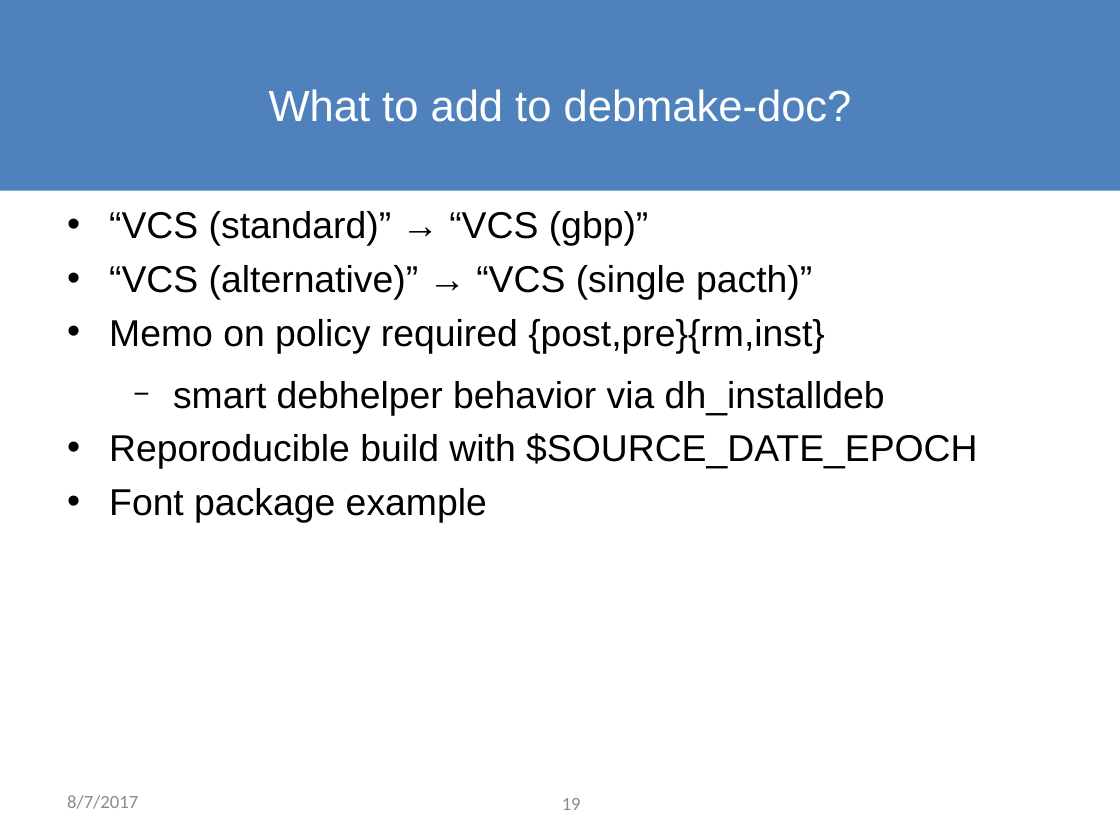
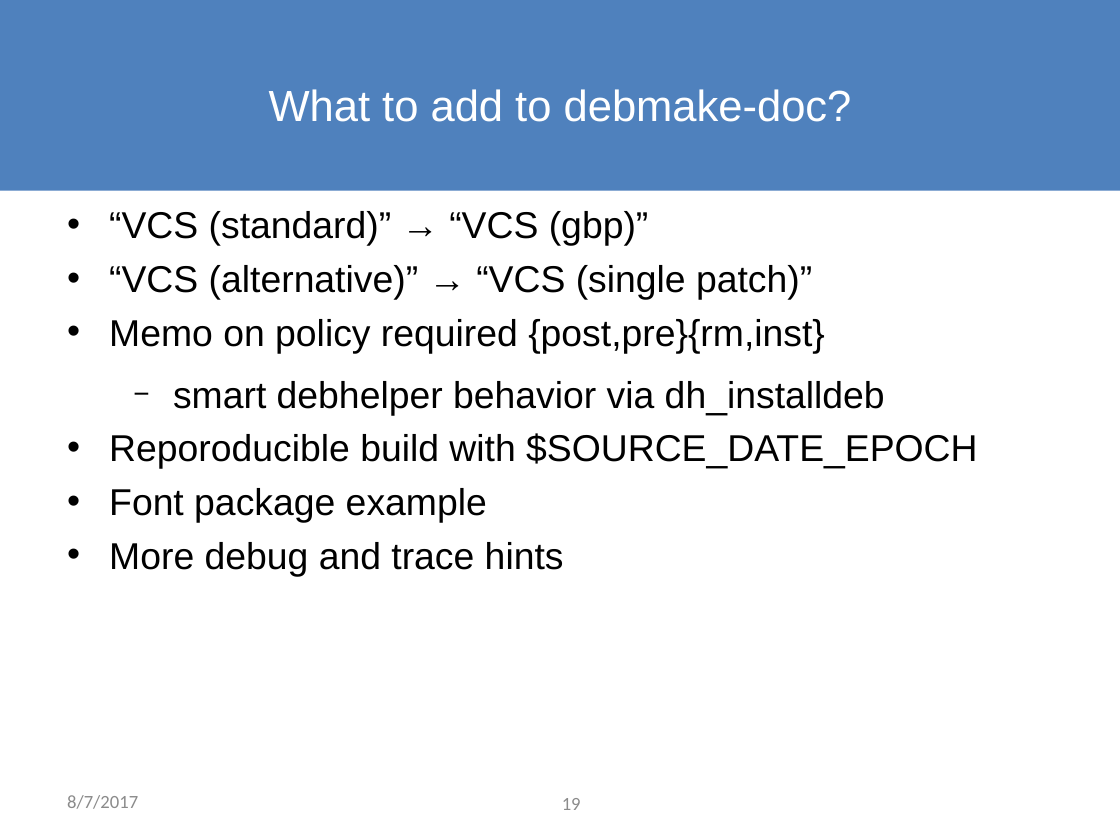
Before and after one commit to osamuaoki/Debconf17-MG-DEP-5, a slide deck: slide 19 of MG-DEP-5.odp. Drawn at 1120x840 pixels with LibreOffice and Linux fonts; fonts in the diff are those of the drawing; background and template pictures are left out. Boxes give left, top, right and bottom in pixels: in the first picture for what was removed or moved away, otherwise in the second. Text is boxed around its words. In the diff, an @@ line names an element or a change of style, - is before the commit and + after.

Commit message:
patch

```diff
--- a/MG-DEP-5.odp
+++ b/MG-DEP-5.odp
@@ text at [109, 265, 812, 300]: text changed @@
-• “VCS (alternative)” → “VCS (single pacth)”
+• “VCS (alternative)” → “VCS (single patch)”
@@ text at [109, 542, 564, 576]: paragraph added @@
+• More debug and trace hints
```
Also in this commit, not shown: 1 other slide changed.
